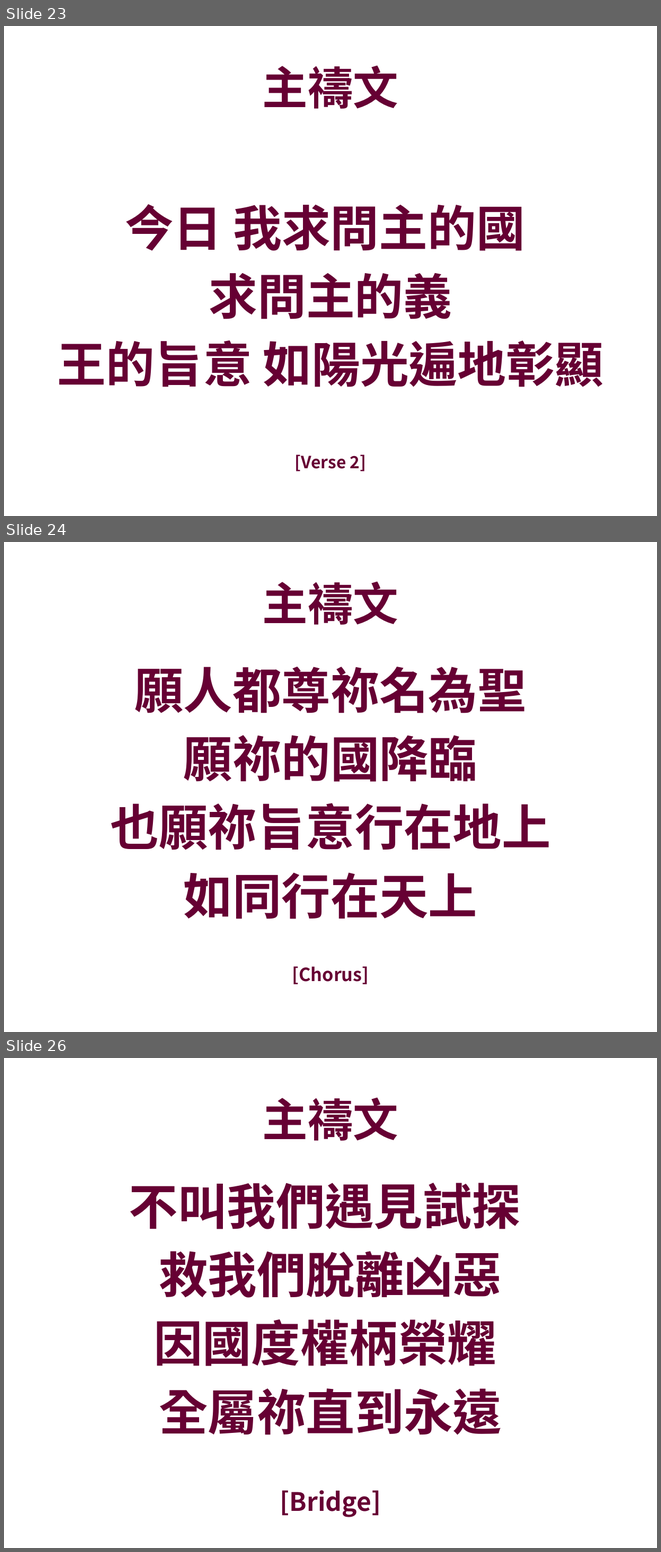
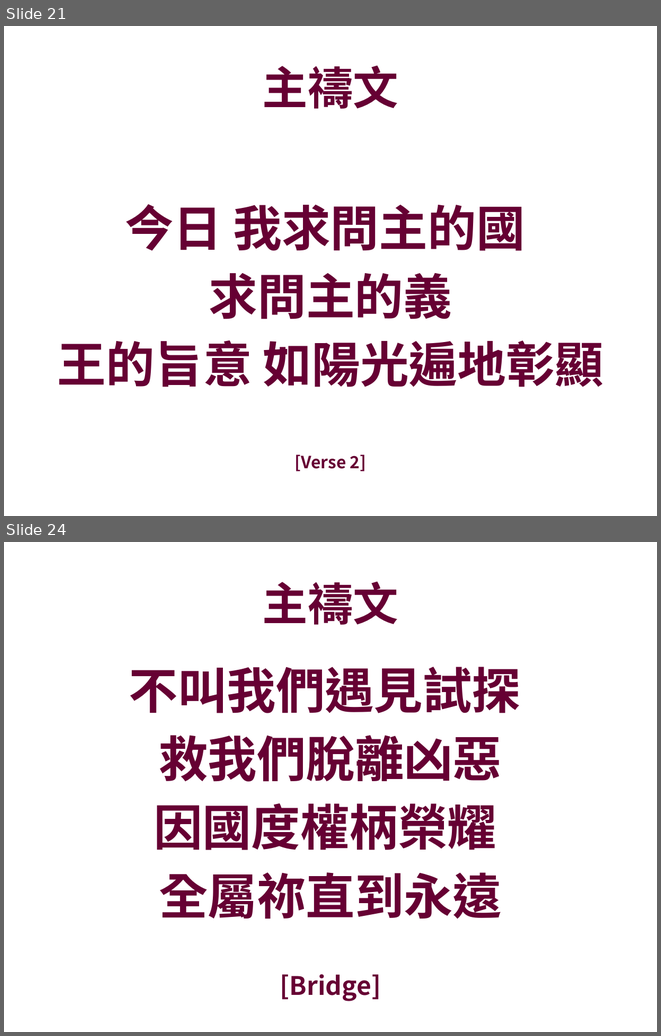
Before and after one commit to batisuoc/prayermeeting, a slide deck: 2019/3月/07-03-2019.pptx. Shown one above the other, each under a label of ours: slides 23, 24 and 26 before the commit, slides 21 and 24 after it; the slides between them are not shown. The pictures are 661x1552 and 661x1036 pixels, drawn with LibreOffice and Linux fonts; fonts in the diff are those of the drawing; background and template pictures are left out. Boxes give left, top, right and bottom in pixels: in the first picture for what was removed or moved away, otherwise in the second. Text is boxed around its words. In the diff, an @@ line names an element or a change of style, - is before the commit and + after.

```diff
--- a/2019/3月/07-03-2019.pptx
+++ b/2019/3月/07-03-2019.pptx
@@ slide 24 removed at [4, 542, 657, 1032], background picture (left out) @@
@@ title removed at [263, 581, 399, 625] @@
-主禱文
@@ text removed at [110, 667, 551, 984] @@
-願人都尊祢名為聖
-願祢的國降臨
-也願祢旨意行在地上
-如同行在天上
-[Chorus]
@@ what was slide 23 is now slide 21 @@
@@ what was slide 26 is now slide 24 @@
```
Also in this commit, not shown: 1 other slide removed, 1 other file.
